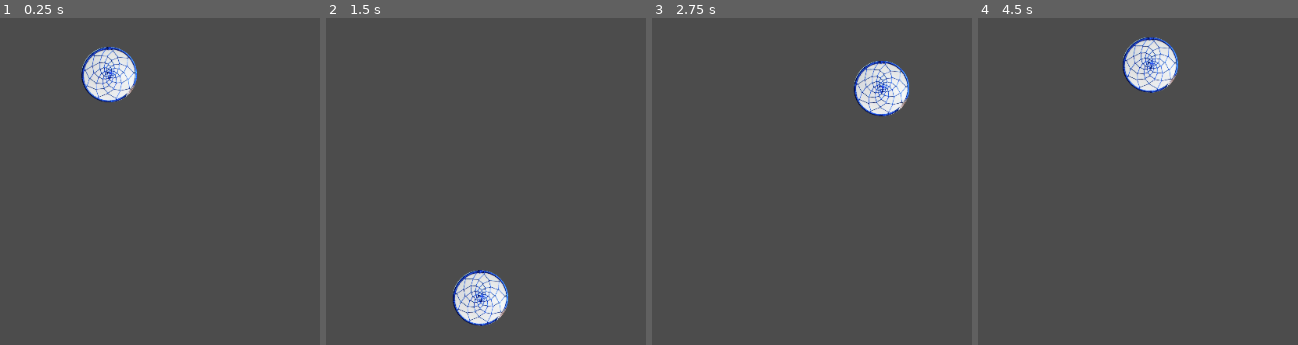
Above: before the commit, frames 1-4 (left to right).
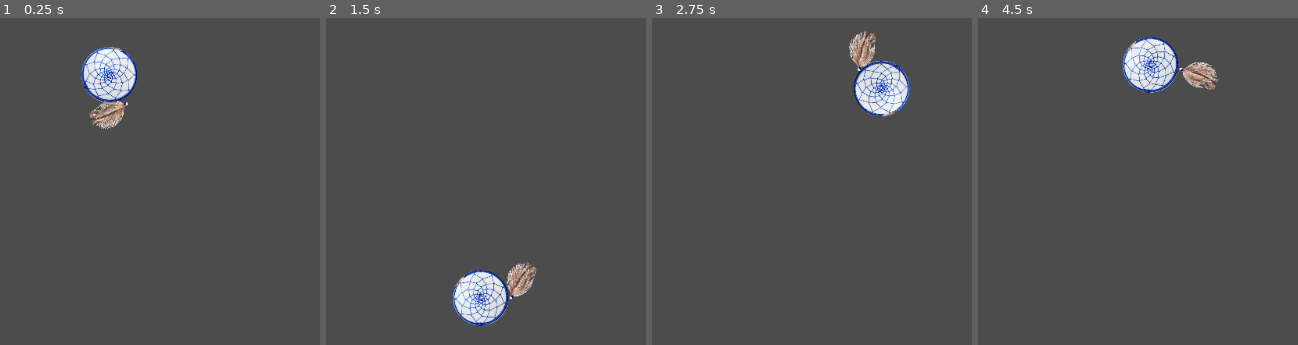
Above: after the commit, the same moments.

Repository: timmmmmb/GodotWildJam55
Game: Godot game, scene res://scenes/Level.tscn
Same seed, same stepped clock (60 frames per second), same inputs: the game is played once before the commit and once after it.
Inputs (mouse positions are in pixels of both pictures, inside the frame that each line leads up to):
- Up to frame 1 (0.25 s): no input
- Up to frame 2 (1.5 s): move the mouse to (outside the picture) at 0.52 s; move the mouse to (outside the picture) at 1.27 s
- Up to frame 3 (2.75 s): move the mouse to (888, 76) at 2.02 s
- Up to frame 4 (4.5 s): move the mouse to (1096, 273) at 2.77 s; move the mouse to (outside the picture) at 3.52 s; move the mouse to (outside the picture) at 4.27 s

The runs differ from the first frame. In frame 1, 2.1% of the frame differs, in the area x 25-43%, y 8-34%; in frame 2, 2.4%, in the area x 39-66%, y 74-95%; in frame 3, 1.8%; in frame 4, 2.3%.

Commit message:
Added feather

Diff:
--- a/project.godot
+++ b/project.godot
@@ -7,6 +7,10 @@
 ;   param=value ; assign values to parameters
 
 config_version=4
+
+_global_script_classes=[  ]
+_global_script_class_icons={
+}
 
 [application]
 
@@ -21,6 +25,7 @@
 [physics]
 
 common/enable_pause_aware_picking=true
+2d/default_gravity=0
 
 [rendering]
 
--- a/scenes/Level.tscn
+++ b/scenes/Level.tscn
@@ -7,6 +7,7 @@
 [node name="Player" parent="." instance=ExtResource( 1 )]
 speed = 8.0
 radius = 150.0
+rotation_speed = 2.0
 
 [node name="Camera2D" type="Camera2D" parent="."]
 current = true
--- a/scenes/Player.gd
+++ b/scenes/Player.gd
@@ -5,11 +5,13 @@
 
 export var speed: float
 export var radius: float
+export var rotation_speed: float
 
 var current_angle: float = 0.0
 var target_angle: float = 0.0
 var last_mouse_angle: float = 0.0
 var last_controller_angle: float = 0.0
+var target_rotation: float = 0.0
 
 
 func _normalize_angle(angle: float) -> float:
@@ -39,24 +41,40 @@
 	var mouse_angle = _get_mouse_angle()
 
 	if abs(last_mouse_angle - mouse_angle) > EPSILON:
-		target_angle = mouse_angle
+		self.target_angle = mouse_angle
 
 	if abs(last_controller_angle - controller_angle) > EPSILON:
-		target_angle = controller_angle
+		self.target_angle = controller_angle
 
-	last_controller_angle = controller_angle
-	last_mouse_angle = mouse_angle
+	self.last_controller_angle = controller_angle
+	self.last_mouse_angle = mouse_angle
 
 
-func _physics_process(delta: float) -> void:
-	_update_target_angle()
-	var angle_delta = _normalize_angle(target_angle - current_angle)
+func _get_angle_delta(from: float, to: float, speeed: float, delta: float) -> float:
+	from = _normalize_angle(from)
+	var angle_delta = _normalize_angle(to - from)
 
 	if angle_delta > PI:
 		angle_delta -= TAU
 
 	var max_delta = speed * delta
-	angle_delta = clamp(angle_delta, -max_delta, max_delta)
 
-	current_angle += angle_delta
-	position = Vector2(radius, 0.0).rotated(current_angle)
+	return clamp(angle_delta, -max_delta, max_delta)
+
+
+func _physics_process(delta: float) -> void:
+	_update_target_angle()
+
+	var angle_delta = _get_angle_delta(self.current_angle, self.target_angle, self.speed, delta)
+	self.current_angle += angle_delta
+	position = Vector2(radius, 0.0).rotated(self.current_angle)
+
+	if angle_delta > 0:
+		self.target_rotation = self.current_angle + PI / 2
+	elif angle_delta < 0:
+		self.target_rotation = self.current_angle - PI / 2
+
+	var rotation_delta = _get_angle_delta(
+		self.rotation, self.target_rotation, self.rotation_speed, delta
+	)
+	self.rotation += rotation_delta
--- a/scenes/Player.tscn
+++ b/scenes/Player.tscn
@@ -1,18 +1,43 @@
-[gd_scene load_steps=4 format=2]
+[gd_scene load_steps=6 format=2]
 
 [ext_resource path="res://assets/Dreamcatcher.png" type="Texture" id=1]
 [ext_resource path="res://scenes/Player.gd" type="Script" id=2]
+[ext_resource path="res://assets/Feather.png" type="Texture" id=3]
 
-[sub_resource type="CircleShape2D" id=1]
+[sub_resource type="CapsuleShape2D" id=3]
+radius = 12.0
+
+[sub_resource type="CircleShape2D" id=2]
 radius = 35.0
 
 [node name="Player" type="KinematicBody2D"]
 script = ExtResource( 2 )
 speed = 10.0
 
+[node name="PinJoint2D" type="PinJoint2D" parent="."]
+position = Vector2( -36, 0 )
+node_a = NodePath("..")
+node_b = NodePath("../Feather")
+disable_collision = false
+
+[node name="Feather" type="RigidBody2D" parent="."]
+
+[node name="Sprite" type="Sprite" parent="Feather"]
+position = Vector2( -62, -2 )
+rotation = 1.5708
+scale = Vector2( 0.2, 0.2 )
+texture = ExtResource( 3 )
+
+[node name="CollisionShape2D" type="CollisionShape2D" parent="Feather"]
+position = Vector2( -64, 0 )
+rotation = 1.5708
+shape = SubResource( 3 )
+
 [node name="Sprite" type="Sprite" parent="."]
 scale = Vector2( 0.25, 0.25 )
 texture = ExtResource( 1 )
 
 [node name="CollisionShape2D" type="CollisionShape2D" parent="."]
-shape = SubResource( 1 )
+shape = SubResource( 2 )
+
+[node name="Tween" type="Tween" parent="."]
Binary file added: assets/Feather.png
Not shown, added: assets/Feather.png.import
